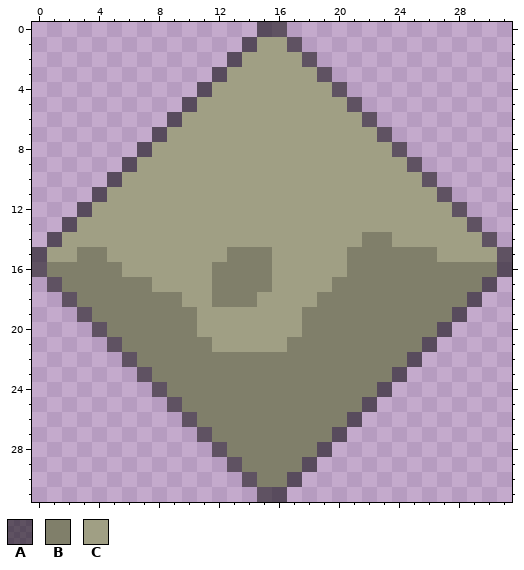
Edited in one commit: pixel-art file (Assets/Resources/Sprites/UI/ui_playerMenuIcon.aseprite). Above: the version before the commit.
32x32 pixels, 1 frame.
Palette (. is transparent): A #00000084  B #807f6a  C #a09f84
Now the later version:
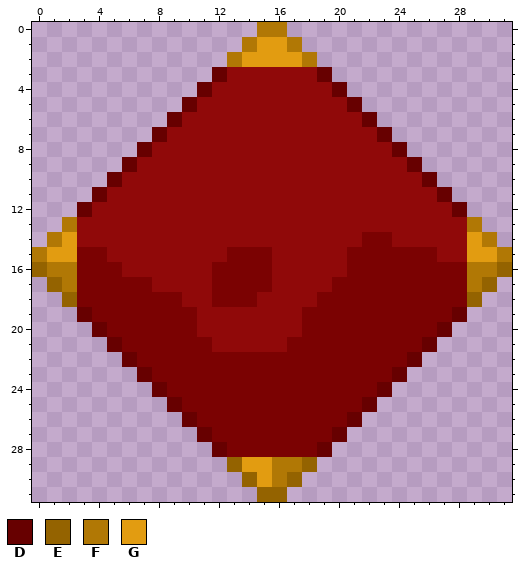
Colours new in this view: D #670000  E #946300  F #b17805  G #e29c11
Changes in this commit:
@@ palette @@
-B #807f6a
+B #7b0202
-C #a09f84
+C #900909
--- layer "Layer 2"
@@ x 0..31 @@
- 0 ...............AA...............
- 1 ..............ACCA..............
- 2 .............ACCCCA.............
- 3 ............ACCCCCCA............
- 4 ...........ACCCCCCCCA...........
- 5 ..........ACCCCCCCCCCA..........
- 6 .........ACCCCCCCCCCCCA.........
- 7 ........ACCCCCCCCCCCCCCA........
- 8 .......ACCCCCCCCCCCCCCCCA.......
- 9 ......ACCCCCCCCCCCCCCCCCCA......
-10 .....ACCCCCCCCCCCCCCCCCCCCA.....
-11 ....ACCCCCCCCCCCCCCCCCCCCCCA....
-12 ...ACCCCCCCCCCCCCCCCCCCCCCCCA...
-13 ..ACCCCCCCCCCCCCCCCCCCCCCCCCCA..
-14 .ACCCCCCCCCCCCCCCCCCCCBBCCCCCCA.
-15 ACCBBCCCCCCCCBBBCCCCCBBBBBBCCCCA
-16 ABBBBBCCCCCCBBBBCCCCCBBBBBBBBBBA
-17 .ABBBBBBCCCCBBBBCCCCBBBBBBBBBBA.
-18 ..ABBBBBBBCCBBBCCCCBBBBBBBBBBA..
-19 ...ABBBBBBBCCCCCCCBBBBBBBBBBA...
-20 ....ABBBBBBCCCCCCCBBBBBBBBBA....
-21 .....ABBBBBBCCCCCBBBBBBBBBA.....
-22 ......ABBBBBBBBBBBBBBBBBBA......
-23 .......ABBBBBBBBBBBBBBBBA.......
-24 ........ABBBBBBBBBBBBBBA........
-25 .........ABBBBBBBBBBBBA.........
-26 ..........ABBBBBBBBBBA..........
-27 ...........ABBBBBBBBA...........
-28 ............ABBBBBBA............
-29 .............ABBBBA.............
-30 ..............ABBA..............
-31 ...............AA...............
+ 0 ...............FF...............
+ 1 ..............FGGF..............
+ 2 .............FGGGGF.............
+ 3 ............DCCCCCCD............
+ 4 ...........DCCCCCCCCD...........
+ 5 ..........DCCCCCCCCCCD..........
+ 6 .........DCCCCCCCCCCCCD.........
+ 7 ........DCCCCCCCCCCCCCCD........
+ 8 .......DCCCCCCCCCCCCCCCCD.......
+ 9 ......DCCCCCCCCCCCCCCCCCCD......
+10 .....DCCCCCCCCCCCCCCCCCCCCD.....
+11 ....DCCCCCCCCCCCCCCCCCCCCCCD....
+12 ...DCCCCCCCCCCCCCCCCCCCCCCCCD...
+13 ..FCCCCCCCCCCCCCCCCCCCCCCCCCCF..
+14 .FGCCCCCCCCCCCCCCCCCCCBBCCCCCGF.
+15 FGGBBCCCCCCCCBBBCCCCCBBBBBBCCGGF
+16 EFFBBBCCCCCCBBBBCCCCCBBBBBBBBFFE
+17 .EFBBBBBCCCCBBBBCCCCBBBBBBBBBFE.
+18 ..EBBBBBBBCCBBBCCCCBBBBBBBBBBE..
+19 ...DBBBBBBBCCCCCCCBBBBBBBBBBD...
+20 ....DBBBBBBCCCCCCCBBBBBBBBBD....
+21 .....DBBBBBBCCCCCBBBBBBBBBD.....
+22 ......DBBBBBBBBBBBBBBBBBBD......
+23 .......DBBBBBBBBBBBBBBBBD.......
+24 ........DBBBBBBBBBBBBBBD........
+25 .........DBBBBBBBBBBBBD.........
+26 ..........DBBBBBBBBBBD..........
+27 ...........DBBBBBBBBD...........
+28 ............DBBBBBBD............
+29 .............EGGFFE.............
+30 ..............EGFE..............
+31 ...............EE...............
